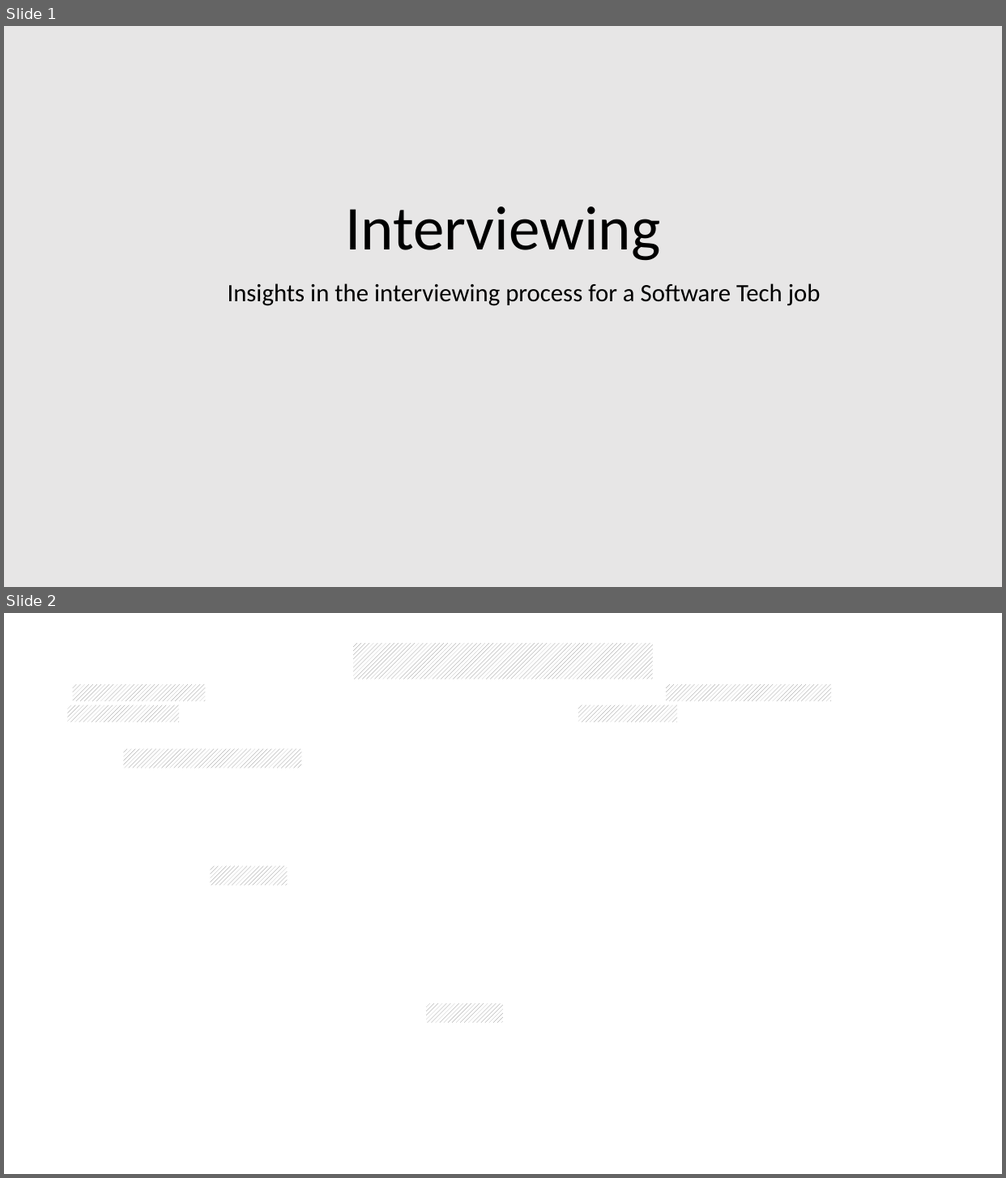
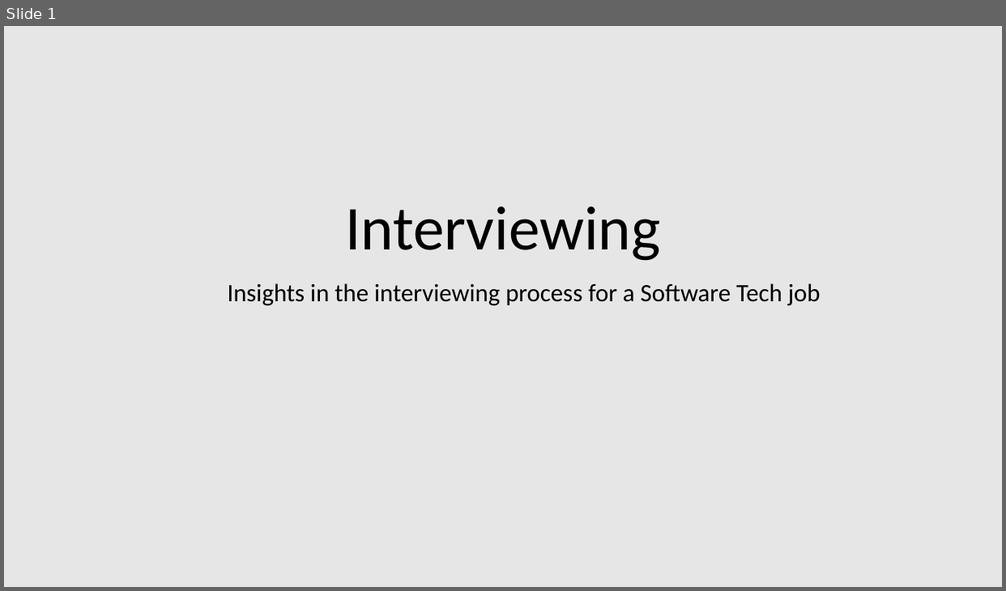
Before and after one commit to vicvic07/CodeSinaia-2025, a slide deck: _Documents/10-7.Interviewing.pptx. Shown one above the other, each under a label of ours: slides 1 and 2 before the commit, slide 1 after it. The pictures are 1006x1178 and 1006x591 pixels, drawn with LibreOffice and Linux fonts; fonts in the diff are those of the drawing; background and template pictures are left out. Boxes give left, top, right and bottom in pixels: in the first picture for what was removed or moved away, otherwise in the second. Text is boxed around its words. In the diff, an @@ line names an element or a change of style, - is before the commit and + after.

```diff
--- a/_Documents/10-7.Interviewing.pptx
+++ b/_Documents/10-7.Interviewing.pptx
@@ slide 2 removed at bbox=[4, 613, 1002, 1174], background picture (left out) @@
@@ rectangle removed at bbox=[354, 643, 653, 679] @@
@@ rectangle removed at bbox=[73, 684, 206, 701] @@
@@ rectangle removed at bbox=[666, 684, 831, 701] @@
@@ rectangle removed at bbox=[68, 705, 179, 722] @@
@@ rectangle removed at bbox=[578, 705, 677, 722] @@
@@ rectangle removed at bbox=[124, 748, 302, 768] @@
@@ rectangle removed at bbox=[210, 866, 287, 885] @@
@@ rectangle removed at bbox=[426, 1003, 503, 1023] @@
```
Also in this commit, not shown: 2 slides added, 1 other slide removed.
